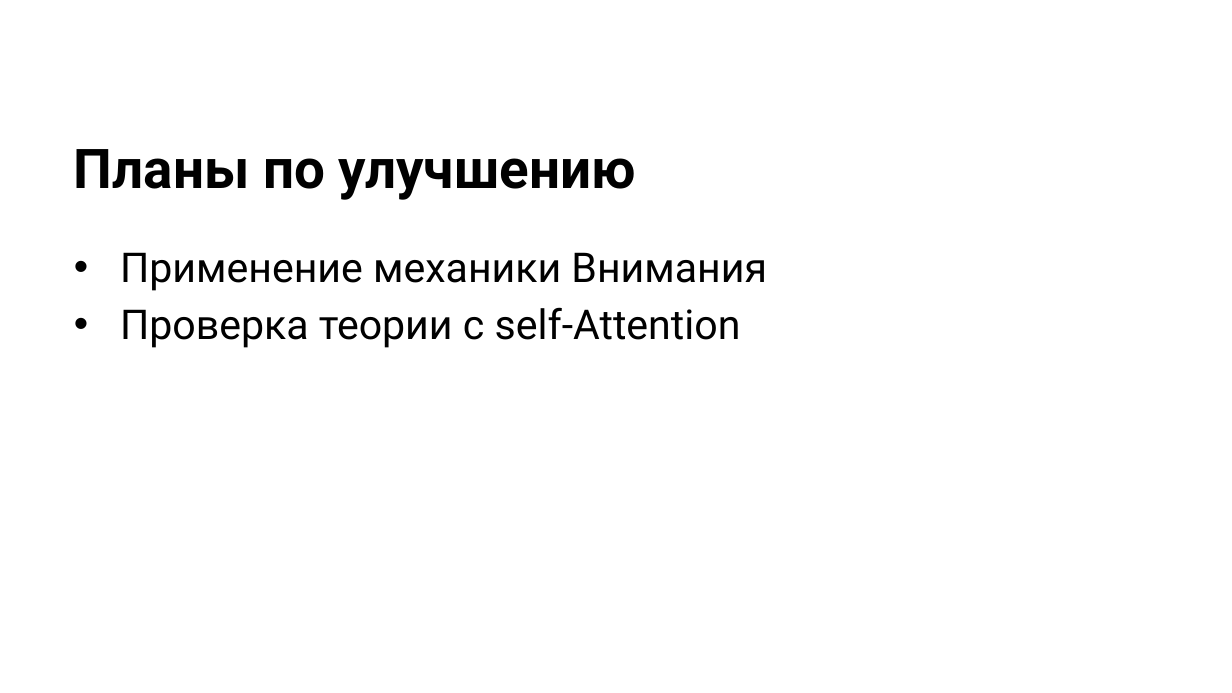
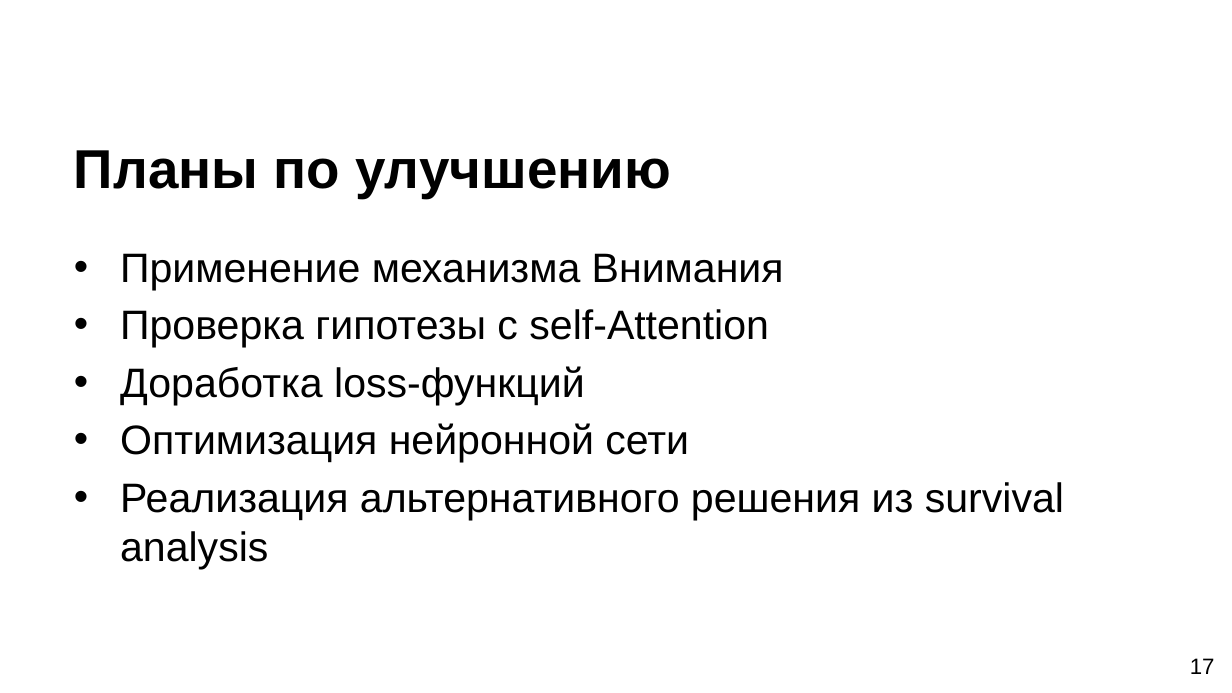
Before and after one commit to SerTelnov/landscape-forecasting, a slide deck: slide 17 of stuff/docs/2020-pps-forecasting.pptx (slide 15 before the commit). Drawn at 1232x693 pixels with LibreOffice and Linux fonts; fonts in the diff are those of the drawing; background and template pictures are left out. Boxes give left, top, right and bottom in pixels: in the first picture for what was removed or moved away, otherwise in the second. Text is boxed around its words. In the diff, an @@ line names an element or a change of style, - is before the commit and + after.

```diff
--- a/stuff/docs/2020-pps-forecasting.pptx
+++ b/stuff/docs/2020-pps-forecasting.pptx
@@ title "Планы по улучшению" at box(74, 150, 671, 198): font Roboto to Arial @@
@@ text at box(120, 253, 1064, 569): text changed; font Roboto to Arial @@
-• Применение механики Внимания
-• Проверка теории с self-Attention
+• Применение механизма Внимания
+• Проверка гипотезы с self-Attention
+• Доработка loss-функций
+• Оптимизация нейронной сети
+• Реализация альтернативного решения из survival analysis
@@ page number added at box(1190, 658, 1215, 674), 13 pt, text #000000 @@
+17
```
Also in this commit, not shown: 15 other slides changed, 2 slides added, 1 other file.
